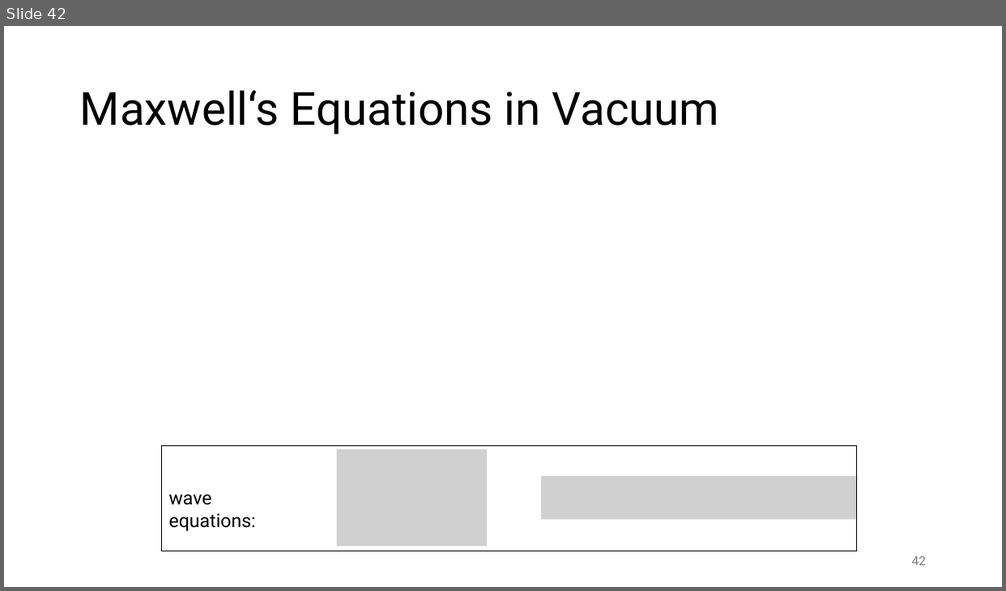
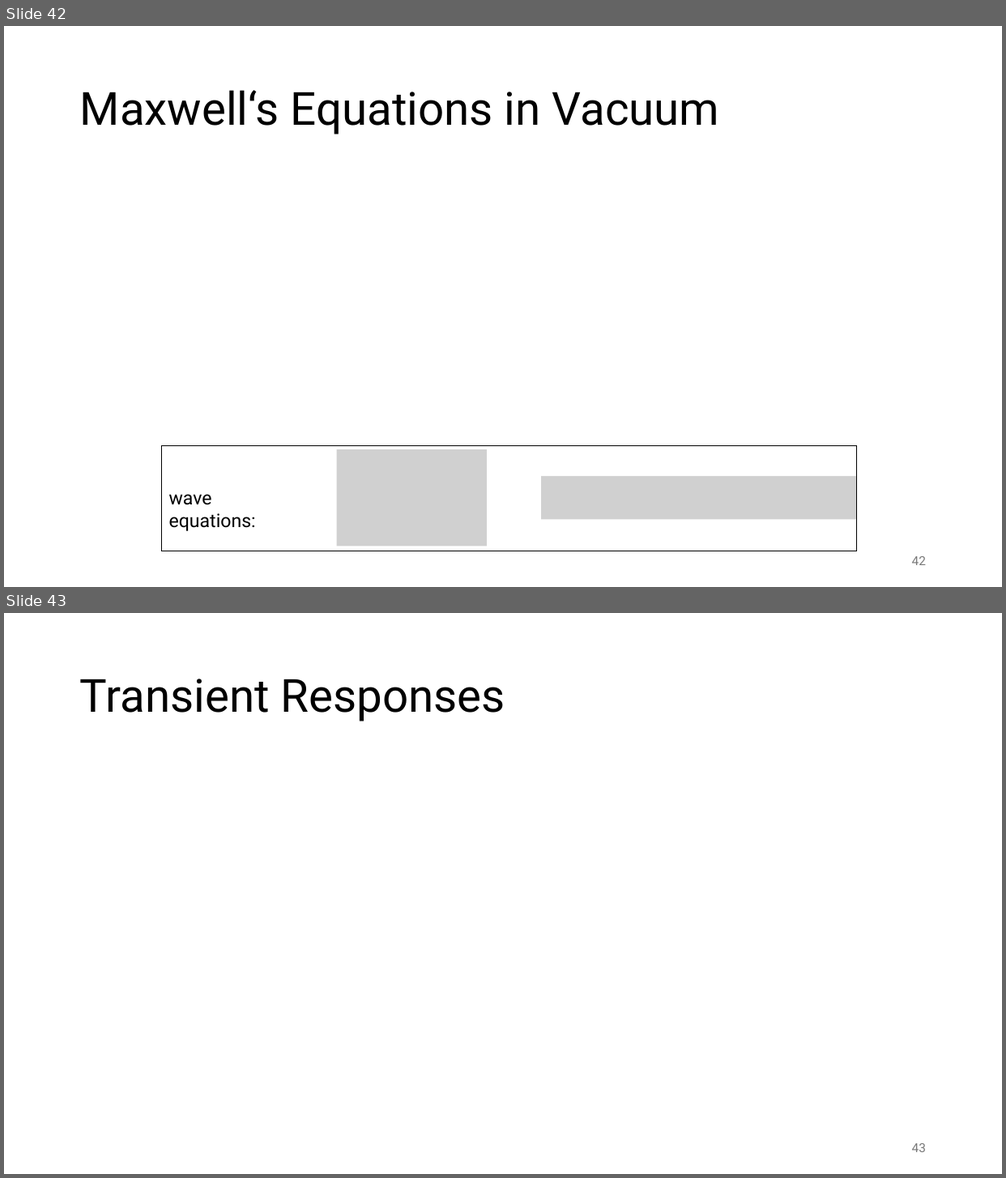
Before and after one commit to FelixWick/intro_electrical_eng, a slide deck: slides/3_EMfields.pptx. Shown one above the other, each under a label of ours: slide 42 before the commit, slides 42 and 43 after it. The pictures are 1006x591 and 1006x1178 pixels, drawn with LibreOffice and Linux fonts; fonts in the diff are those of the drawing; grey boxes stand for pictures. Boxes give left, top, right and bottom in pixels: in the first picture for what was removed or moved away, otherwise in the second. Text is boxed around its words. In the diff, an @@ line names an element or a change of style, - is before the commit and + after.

Commit message:
more on transients

```diff
--- a/slides/3_EMfields.pptx
+++ b/slides/3_EMfields.pptx
@@ slide 43 added at [4, 613, 1002, 1174], background #FFFFFF @@
@@ title added at [80, 679, 505, 722], 44 pt, text #000000 @@
+Transient Responses
@@ page number added at [912, 1144, 926, 1152], 12 pt, text #797979 @@
+43
```
Also in this commit, not shown: 3 slides changed, 1 other slide added, 1 other file.
